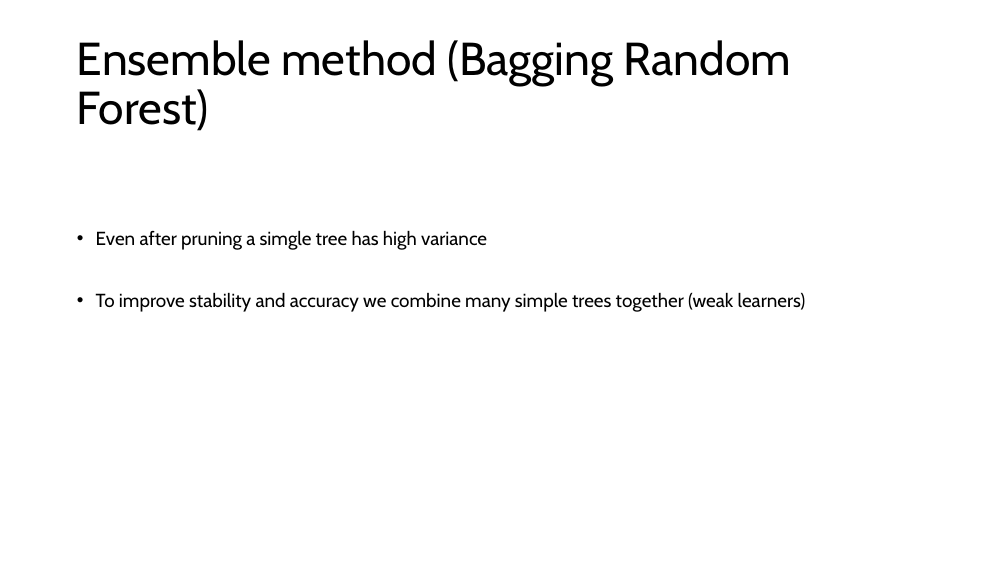
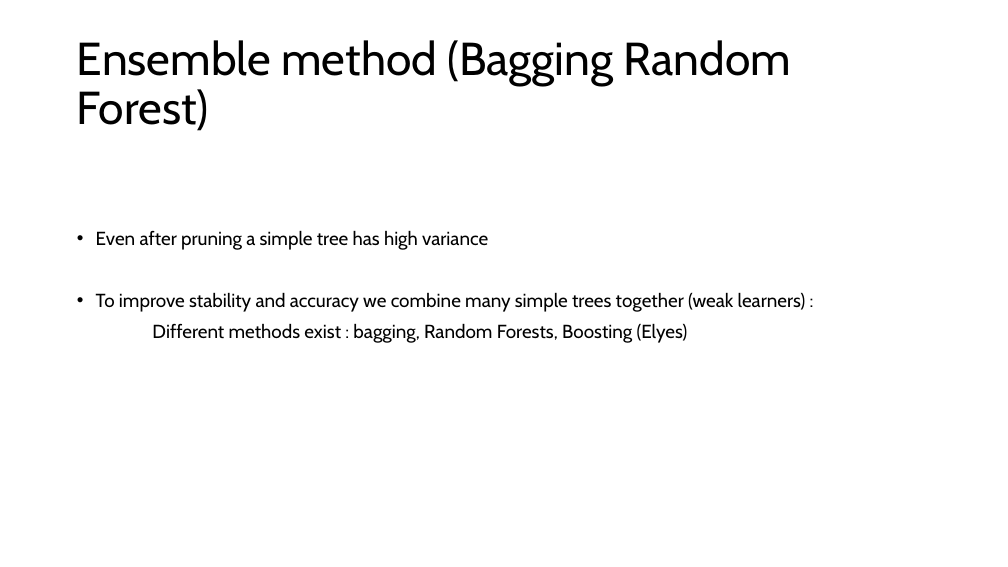
Before and after one commit to maissa777/machine_learning_base_presentation, a slide deck: slide 11 of tree_and_ensemble_method.pptx (slide 8 before the commit). Drawn at 1008x567 pixels with LibreOffice and Linux fonts; fonts in the diff are those of the drawing. Boxes give left, top, right and bottom in pixels: in the first picture for what was removed or moved away, otherwise in the second. Text is boxed around its words. In the diff, an @@ line names an element or a change of style, - is before the commit and + after.

```diff
--- a/tree_and_ensemble_method.pptx
+++ b/tree_and_ensemble_method.pptx
@@ text at box(96, 230, 806, 343): text changed @@
-• Even after pruning a simgle tree has high variance
-• To improve stability and accuracy we combine many simple trees together (weak learners)
+• Even after pruning a simple tree has high variance
+• To improve stability and accuracy we combine many simple trees together (weak learners) :
+Different methods exist : bagging, Random Forests, Boosting (Elyes)
```
Also in this commit, not shown: 3 other slides changed, 5 slides added, 1 slide removed, 2 other files.
